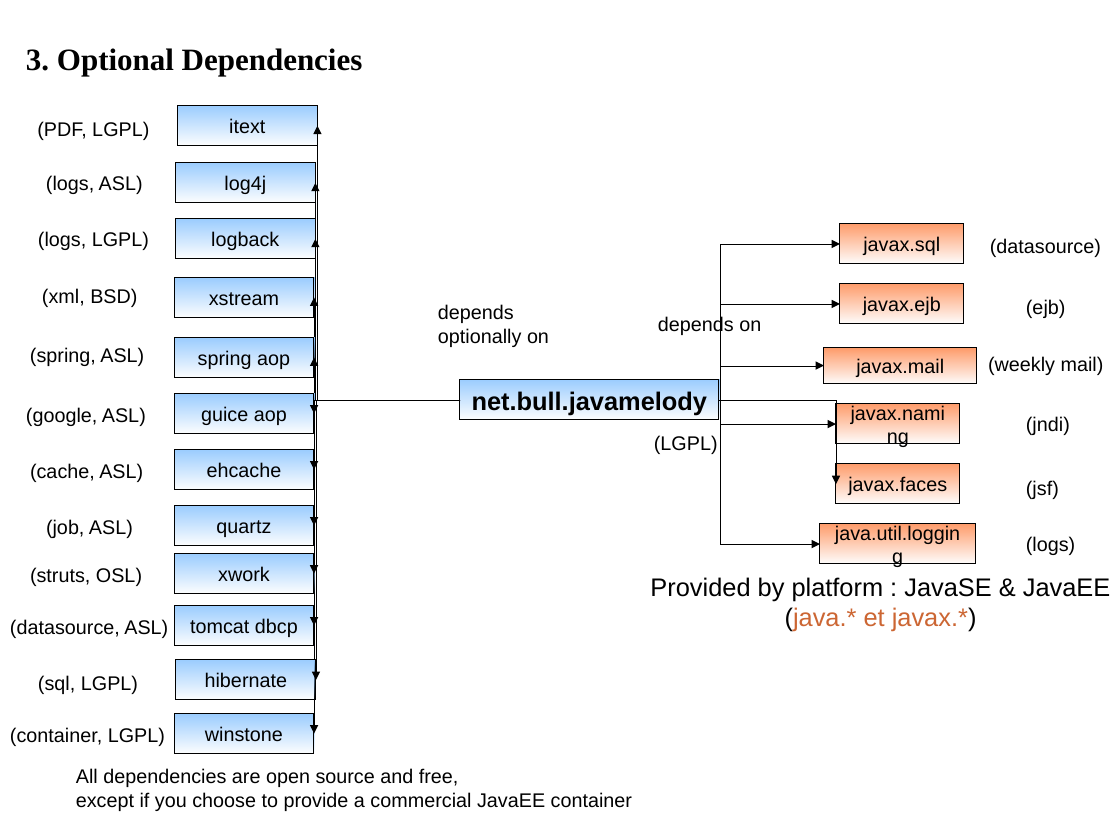
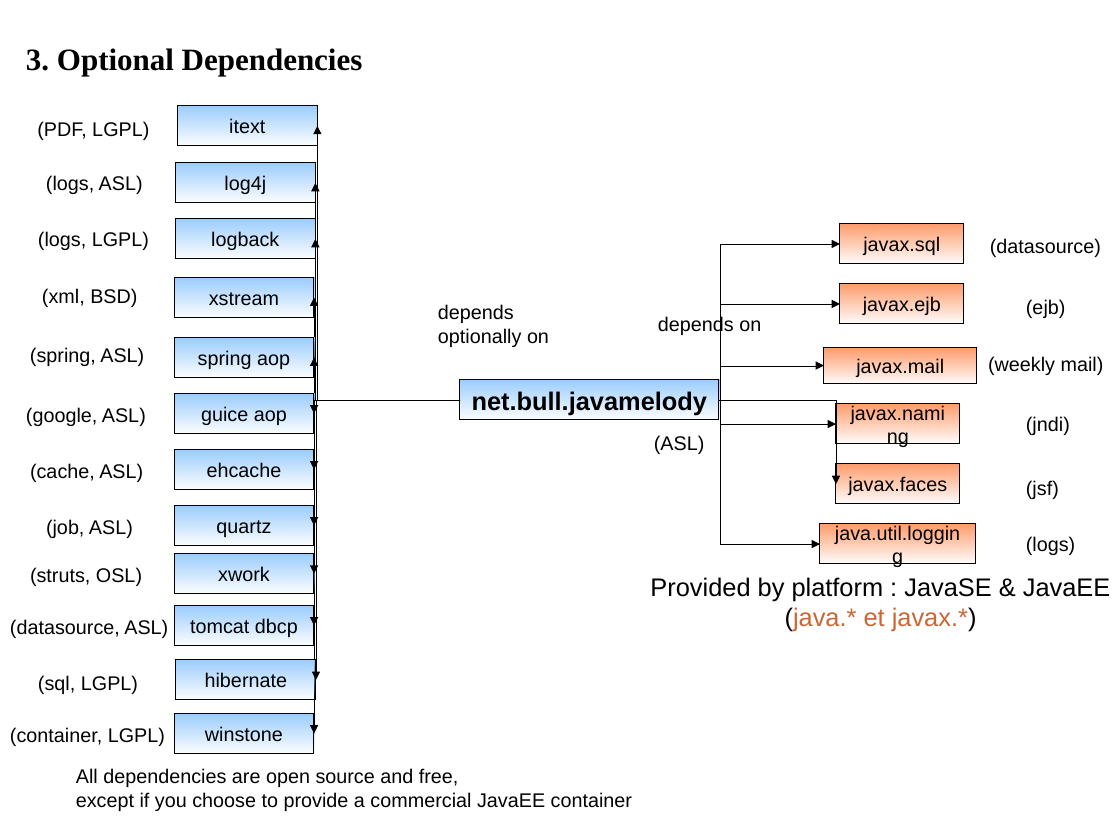
Before and after one commit to tranjith/javamelody, a slide deck: slide 3 of javamelody-core/src/site/resources/Map.odp. Drawn at 1120x840 pixels with LibreOffice and Linux fonts; fonts in the diff are those of the drawing. Boxes give left, top, right and bottom in pixels: in the first picture for what was removed or moved away, otherwise in the second. Text is boxed around its words. In the diff, an @@ line names an element or a change of style, - is before the commit and + after.

```diff
--- a/javamelody-core/src/site/resources/Map.odp
+++ b/javamelody-core/src/site/resources/Map.odp
@@ text at bbox=[654, 435, 705, 454]: text changed @@
-(LGPL)
+(ASL)
```
Also in this commit, not shown: 1 other slide changed.
